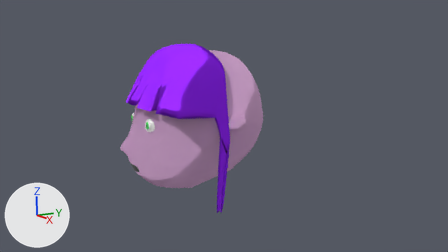
An edit to the Blender file simplecharacter/rude_girl.blend, drawn before and after from the same camera.
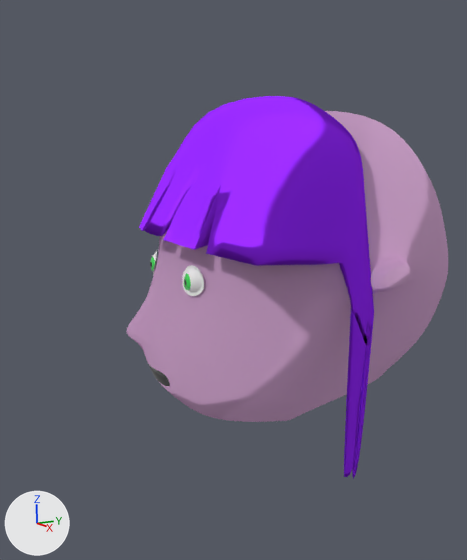
There are two pictures of each version: one from the file's camera 'Camera', one close up on the part from 14% to 61% of the width and 0% to 99% of the height. Arrows for +X, +Y and +Z are at lower left; the lights stay in place.

In view in the first close-up: 'Hair', 'Head', 'Sphere'.
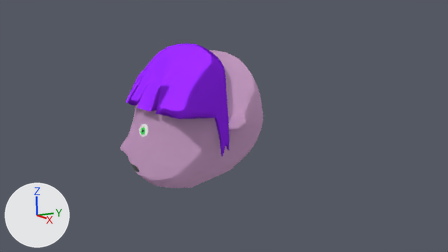
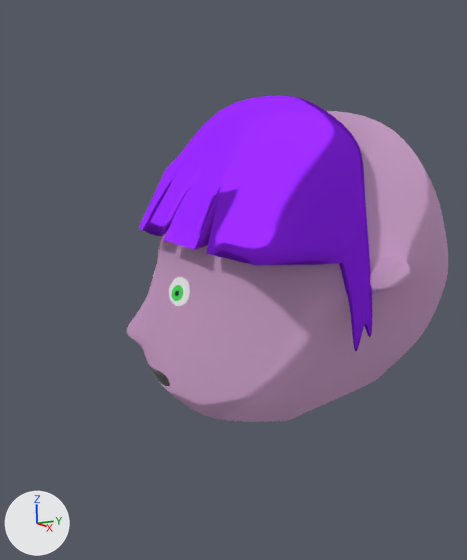
Pixel boxes (x1, y1, x2, y2) of what changed, in the close-ups (467 x 560 px; the box of a moved part takes in the faces that stretch with it):
'Hair', reshaped (33% shorter): before (139, 96, 374, 479); after (139, 96, 373, 352)
'Sphere', moved, turned, modifiers changed: before (150, 251, 204, 296); after (151, 268, 190, 306)
part 1 of me_cube_002, moved or reshaped: before (165, 96, 374, 479); after (165, 96, 373, 352)

Patch to the scene script:
```diff
--- a/simplecharacter/rude_girl.blend.py
+++ b/simplecharacter/rude_girl.blend.py
@@ me_cube_002 @@
 # used by ob_hair; location = (-0.105, -0.541, -0.123); scale = (0.767, 1.0, 0.963)
-me_cube_002.from_pydata(...)  # 58 vertices, 49 faces, 3 loose edges; spans x 0.0..1.22, y -1.12..-0.18, z -0.61..1.55
+me_cube_002.from_pydata(...)  # 51 vertices, 45 faces, 3 loose edges; spans x 0.0..1.15, y -1.12..-0.18, z -0.04..1.55
+# me_cube_002 part 1
+# 9 vertices are removed from x 0.93..1.22, y -0.78..-0.28, z -0.61..0.71
+# 16 faces are deleted
+# 7 vertices move from x 0.0..1.14, y -0.74..-0.27, z 0.25..1.51 to x 0.0..1.14, y -0.67..-0.29, z 0.43..1.51
+# 2 vertices are added at (1.04, -0.34, -0.04), (1.06, -0.25, 0.11)
+# 8 new faces join them, smooth
+# 4 new faces join them
 me_cube_002.materials.append(mat_hairlong)
@@ ob_sphere @@
 ob_sphere = bpy.data.objects.new('Sphere', me_sphere)
-ob_sphere.location = (0.192, -1.5, 0.421)
-ob_sphere.rotation_euler = (1.571, 0.0, 0.0)  # degrees (90, 0, 0)
+ob_sphere.location = (0.115, -1.574, 0.357)
+ob_sphere.rotation_euler = (1.305, -1.221, 0.499)  # degrees (75, -70, 29)
 ob_sphere.scale = (0.0794, 0.0794, 0.0794)
@@ ob_sphere @@
 _m = ob_sphere.modifiers.new('Shrinkwrap', 'SHRINKWRAP')
-_m.wrap_mode = 'OUTSIDE'
+_m.wrap_method = 'TARGET_PROJECT'
+_m.wrap_mode = 'INSIDE'
 _m.target = ob_head
-_m.offset = 0.01
+_m.offset = -0.001
```
